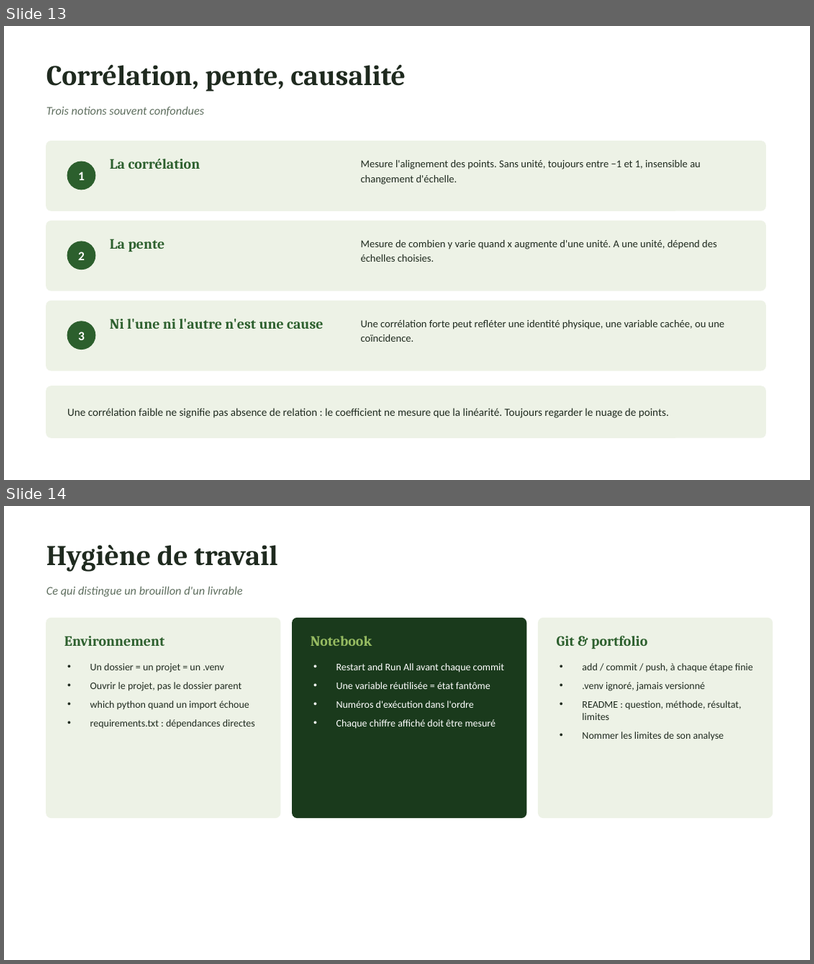
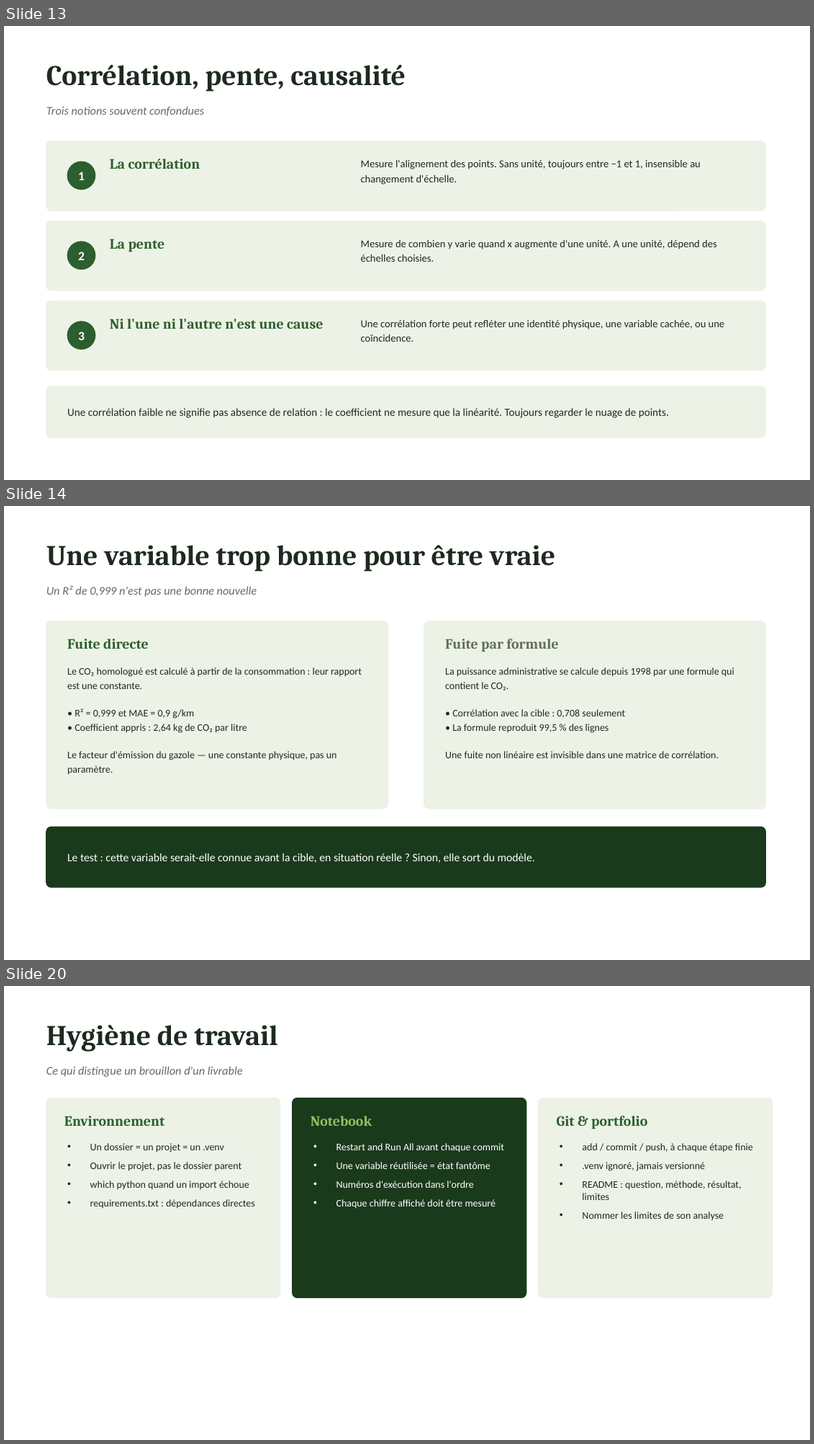
Before and after one commit to aissatougueye06/ml-notes, a slide deck: memo-machine-learning.pptx. Shown one above the other, each under a label of ours: slides 13 and 14 before the commit, slides 13, 14 and 20 after it; the slides between them are not shown. The pictures are 814x964 and 814x1444 pixels, drawn with LibreOffice and Linux fonts; fonts in the diff are those of the drawing. Boxes give left, top, right and bottom in pixels: in the first picture for what was removed or moved away, otherwise in the second. Text is boxed around its words. In the diff, an @@ line names an element or a change of style, - is before the commit and + after.

Commit message:
Ajoute les acquis de la regression multiple
MEMO : pieges get_dummies et drop_duplicates, section regression multiple (R² d'entrainement, reference naive, hierarchie polynomiale), dix entrees de methode. Slides : six nouvelles sur la fuite, l'unite d'observation, la colinearite et les residus.

```diff
--- a/memo-machine-learning.pptx
+++ b/memo-machine-learning.pptx
@@ slide 14 added at bbox=[4, 506, 810, 960], background #FFFFFF @@
@@ text added at bbox=[46, 545, 556, 572], 34 pt, text #1F2A1F, bold @@
+Une variable trop bonne pour être vraie
@@ text added at bbox=[46, 585, 257, 597], 14 pt, text #5E6E5E, italic @@
+Un R² de 0,999 n'est pas une bonne nouvelle
@@ rounded rectangle added at bbox=[46, 621, 388, 808], fill #EDF2E6, outline #EDF2E6 1 pt @@
@@ rounded rectangle added at bbox=[424, 621, 766, 808], fill #EDF2E6, outline #EDF2E6 1 pt @@
@@ text added at bbox=[67, 638, 148, 649], 17 pt, text #2C5F2D, bold @@
+Fuite directe
@@ text added at bbox=[445, 638, 558, 651], 17 pt, text #5E6E5E, bold @@
+Fuite par formule
@@ text added at bbox=[67, 667, 362, 775], 12 pt, text #1F2A1F @@
+Le CO₂ homologué est calculé à partir de la consommation : leur rapport est une constante.
+• R² = 0,999 et MAE = 0,9 g/km
+• Coefficient appris : 2,64 kg de CO₂ par litre
+Le facteur d'émission du gazole — une constante physique, pas un paramètre.
@@ text added at bbox=[445, 667, 735, 758], 12 pt, text #1F2A1F @@
+La puissance administrative se calcule depuis 1998 par une formule qui contient le CO₂.
+• Corrélation avec la cible : 0,708 seulement
+• La formule reproduit 99,5 % des lignes
+Une fuite non linéaire est invisible dans une matrice de corrélation.
@@ rounded rectangle added at bbox=[46, 826, 766, 887], fill #1A3A1C, outline #1A3A1C 1 pt @@
@@ text added at bbox=[67, 853, 535, 862], 13.5 pt, text #FFFFFF @@
+Le test : cette variable serait-elle connue avant la cible, en situation réelle ? Sinon, elle sort du modèle.
@@ what was slide 14 is now slide 20 @@
```
Also in this commit, not shown: 1 slide changed, 5 other slides added, 3 other files.
